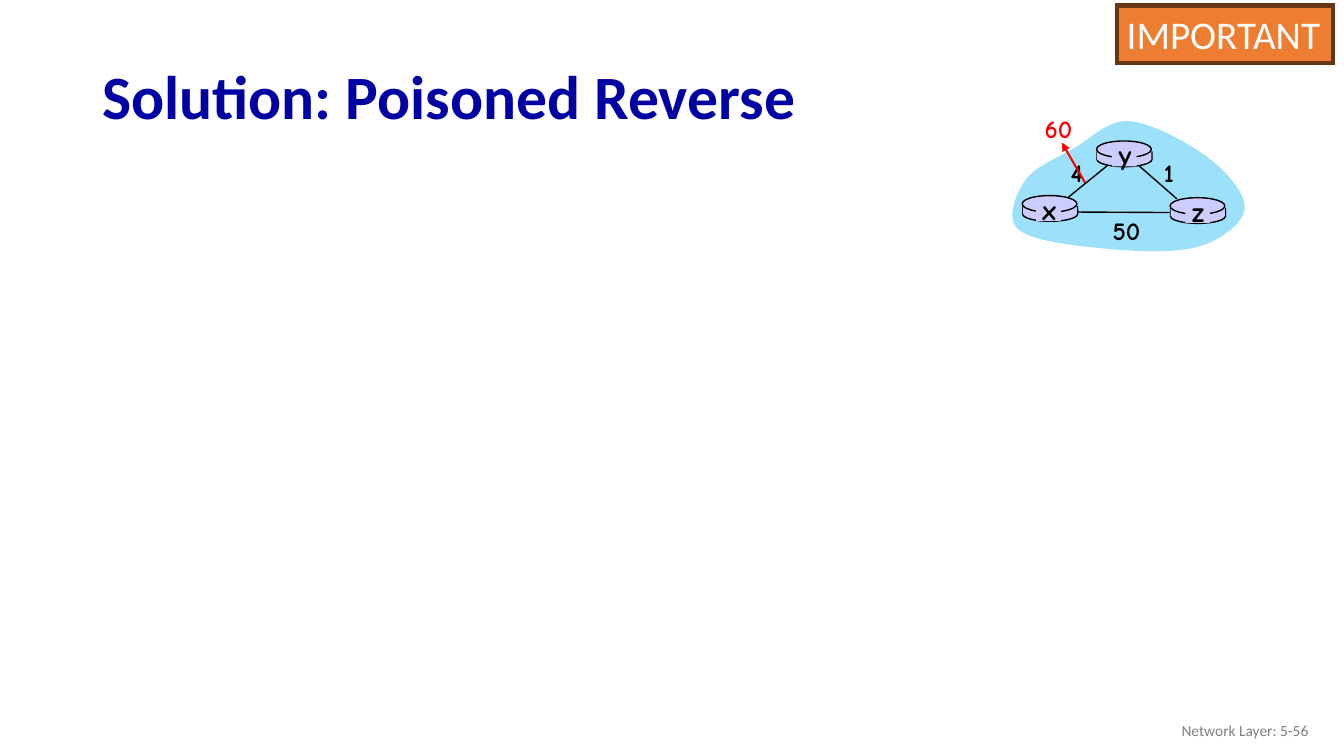
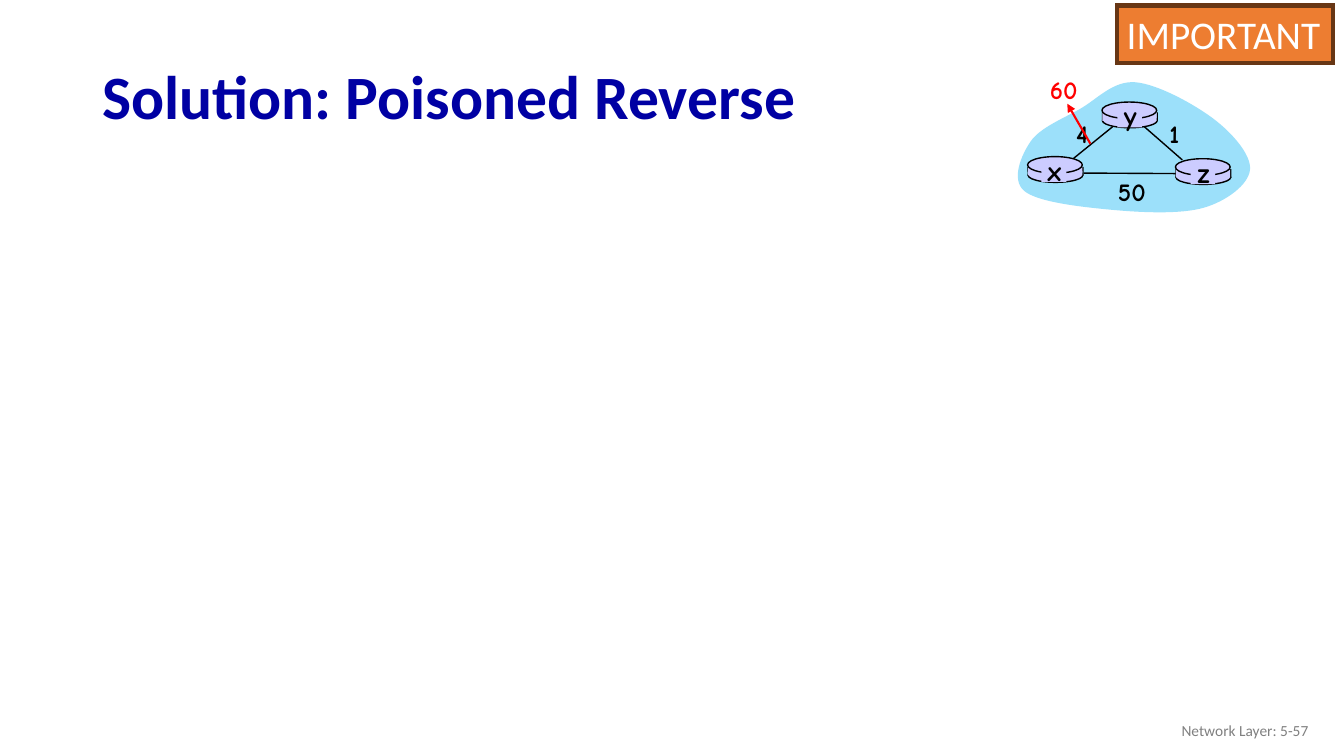
Before and after one commit to guhofstra/CSC175, a slide deck: slide 57 of PPTs/5.1 5.2 Control Plan Routing Protocols.pptx (slide 56 before the commit). Drawn at 1344x756 pixels with LibreOffice and Linux fonts; fonts in the diff are those of the drawing; grey boxes stand for pictures. Boxes give left, top, right and bottom in pixels: in the first picture for what was removed or moved away, otherwise in the second. Text is boxed around its words. In the diff, an @@ line names an element or a change of style, - is before the commit and + after.

```diff
--- a/PPTs/5.1 5.2 Control Plan Routing Protocols.pptx
+++ b/PPTs/5.1 5.2 Control Plan Routing Protocols.pptx
@@ 7 texts, 6 rectangles, 6 ellipses, 6 lines, 4 freeform shapes, 1 arrow: place and size @@
-7 texts, 6 rectangles, 6 ellipses, 6 lines, 4 freeform shapes, 1 arrow at (1005, 120, 1246, 254)
+7 texts, 6 rectangles, 6 ellipses, 6 lines, 4 freeform shapes, 1 arrow at (1011, 81, 1252, 215)
@@ text at (1182, 725, 1308, 739): text changed @@
-Network Layer: 5-56
+Network Layer: 5-57
```
Also in this commit, not shown: 1 other slide changed, 3 slides added, 1 slide removed, 31 other files.
